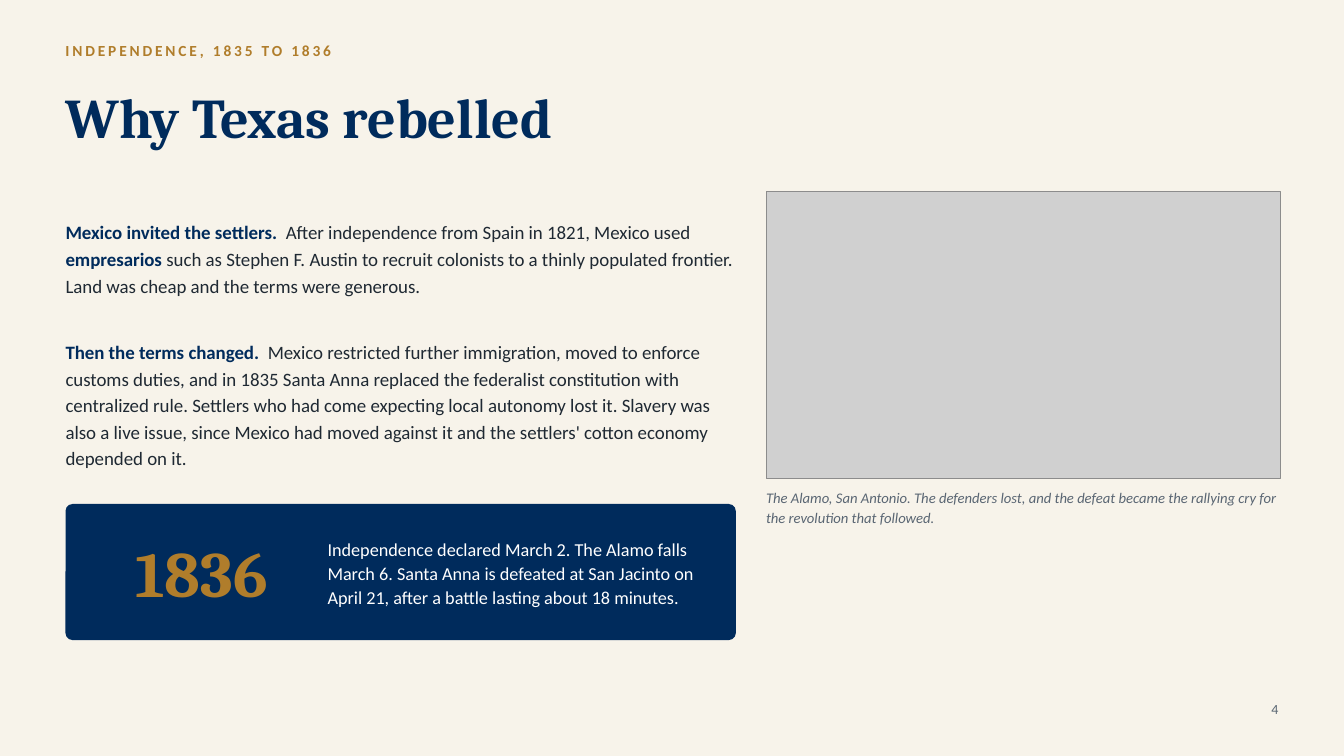
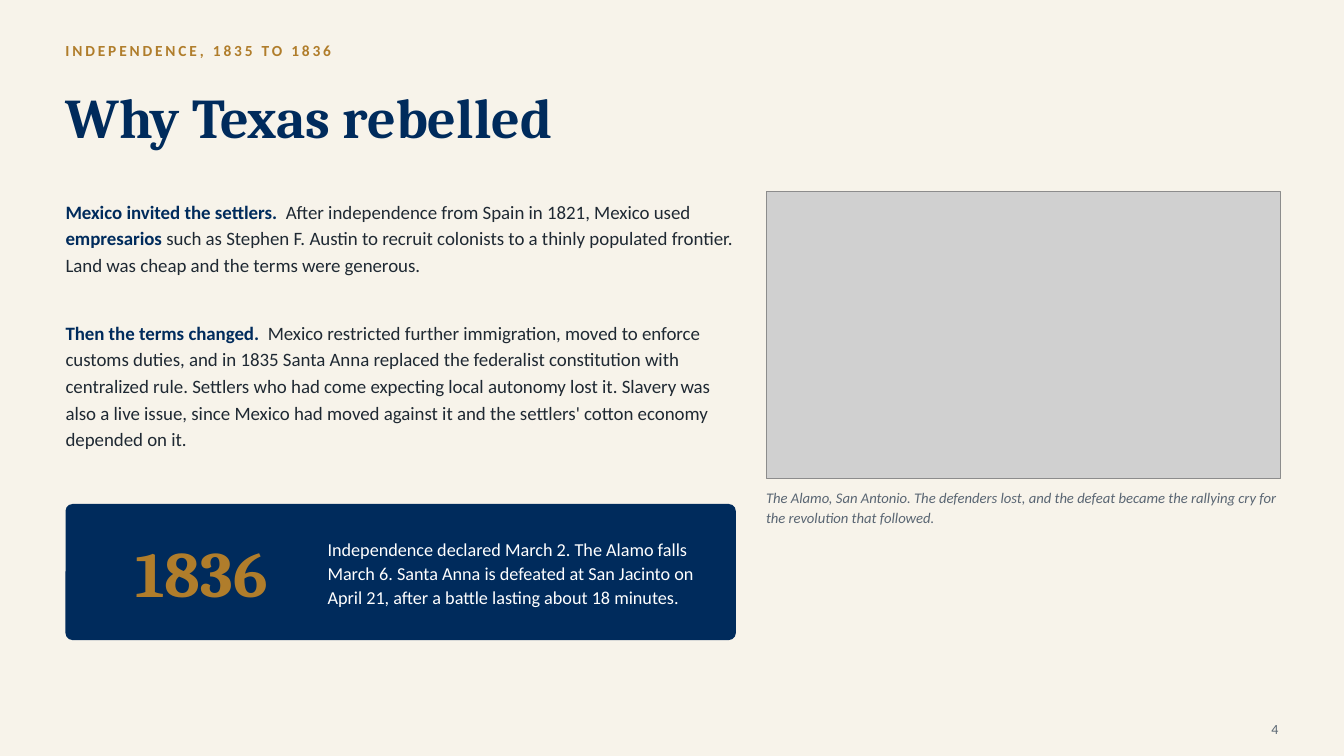
Before and after one commit to ProfessorJaredAlanStewart/texas-govt-modules, a slide deck: slide 5 of slides/Chapter 01 - Introduction to Texas (Lecture Deck).pptx. Drawn at 1344x756 pixels with LibreOffice and Linux fonts; fonts in the diff are those of the drawing; grey boxes stand for pictures. Boxes give left, top, right and bottom in pixels: in the first picture for what was removed or moved away, otherwise in the second. Text is boxed around its words. In the diff, an @@ line names an element or a change of style, - is before the commit and + after.

```diff
--- a/slides/Chapter 01 - Introduction to Texas (Lecture Deck).pptx
+++ b/slides/Chapter 01 - Introduction to Texas (Lecture Deck).pptx
@@ text "Mexico invited the settlers. After ..." at [66,205,733,276]: vertical alignment middle to top @@
@@ text "Then the terms changed. Mexico ..." at [66,326,711,449]: vertical alignment middle to top @@
@@ text "4": place and size @@
-text "4" at [1271,705,1278,714]
+text "4" at [1271,725,1278,734]
```
Also in this commit, not shown: 14 other slides changed, 11 other files.
